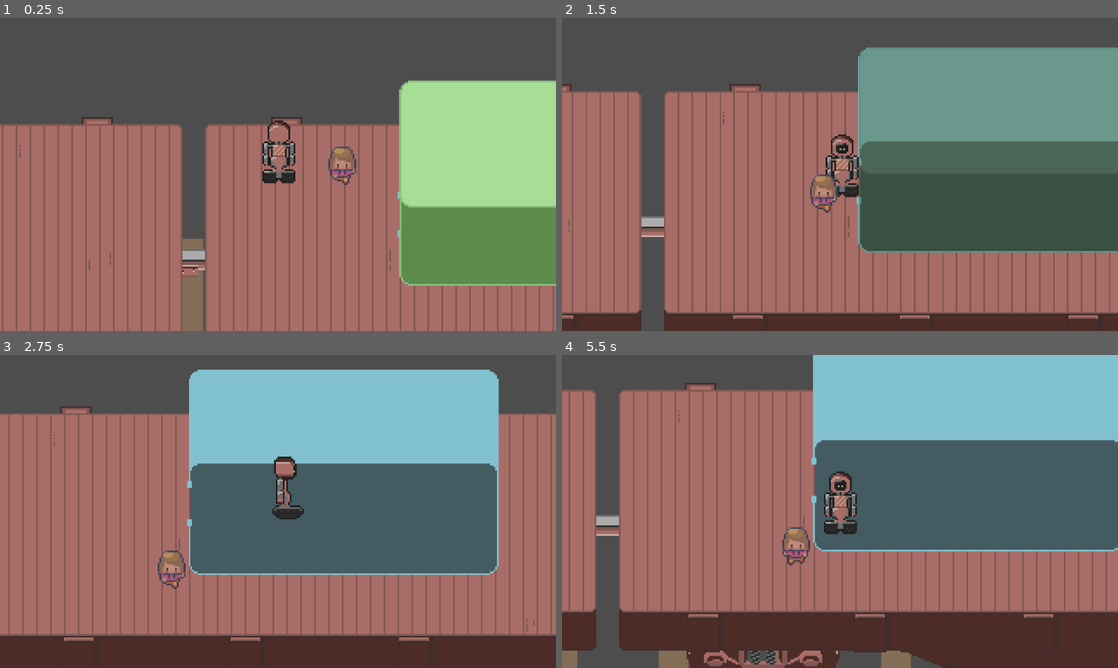
Above: before the commit, frames 1-4 (two rows, left to right).
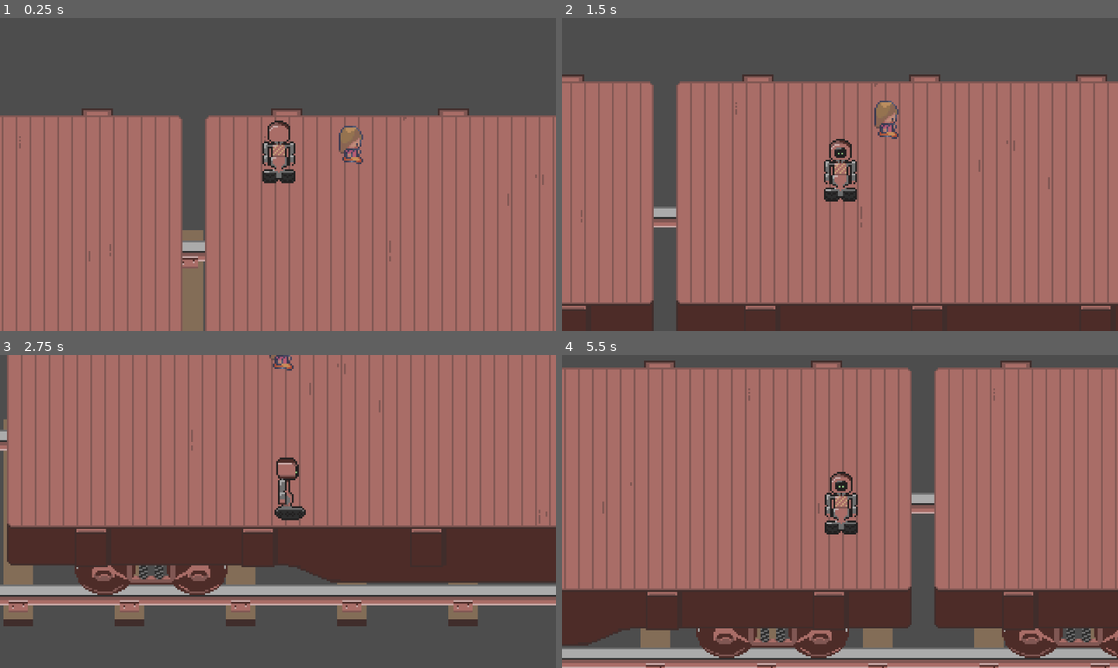
Above: after the commit, the same moments.

Repository: superlou/train-game-3
Game: Godot game, scene res://main.tscn
Two runs of this game, one before a commit and one after it. Both use one fixed random seed, a clock stepped at 60 frames per second and the inputs below. The engine's default icon, where the game draws it, is replaced by a stand-in: a white triangle on a blue panel in a dark square.
Inputs:
- Up to frame 1 (0.25 s): no input
- Up to frame 2 (1.5 s): hold D (move_right) 0.53-1.28 s; tap T (spawn_station, bound only after the commit) at 0.6 s; tap Space (jump) at 0.77 s; hold S (move_down) from 1.28 s (still down); tap Shift (sprint) at 1.35 s
- Up to frame 3 (2.75 s): tap Space (jump) at 1.52 s; tap T (spawn_station, bound only after the commit) at 1.55, 2.1 s; release S (move_down) at 2.03 s; hold D (move_right) from 2.03 s (still down)
- Up to frame 4 (5.5 s): release D (move_right) at 2.78 s; hold W (move_up) 2.78-3.53 s; tap T (spawn_station, bound only after the commit) at 2.85, 3.8, 4.35, 5.1 s; tap Space (jump) at 3.02, 3.77, 4.52 s; hold Shift (sprint) 3.53-4.28 s; hold A (move_left) 3.53-5.03 s; hold S (move_down) from 5.03 s (still down)

The runs differ from the first frame. In frame 1, 22% of the frame differs, in the area x 0-100%, y 20-86%; in frame 2, 48%; in frame 3, 85%, in the area x 0-100%, y 0-100%; in frame 4, 63%.

Commit message:
Sort of fixed ysort

Diff:
--- a/flatbed.tscn
+++ b/flatbed.tscn
@@ -77,6 +77,7 @@
 sprite_frames = SubResource("SpriteFrames_4l85m")
 
 [node name="Bed" type="TileMap" parent="."]
+y_sort_enabled = true
 tile_set = SubResource("TileSet_vhyte")
 format = 2
 layer_0/tile_data = PackedInt32Array(0, 0, 1, 1, 196608, 1, 2, 65536, 1, 3, 327680, 1, 4, 65536, 1, 5, 65536, 1, 6, 655 …(1836 unchanged characters)…
--- /dev/null
+++ b/main.gd
@@ -0,0 +1,36 @@
+extends Node2D
+
+
+var Station = load("res://station.tscn")
+var station = null
+
+enum TravelType {
+	TRAVELING,
+	APPROACHING_STATION,
+	AT_STATION,
+	DEPARTING_STATION
+}
+
+var travel_state: TravelType = TravelType.TRAVELING
+
+# Called when the node enters the scene tree for the first time.
+func _ready():
+	pass # Replace with function body.
+
+
+# Called every frame. 'delta' is the elapsed time since the previous frame.
+func _physics_process(delta):
+	if Input.is_action_just_pressed("spawn_station"):
+		station = Station.instantiate()
+		station.position = Vector2(2000, -50)
+		add_child(station)
+		travel_state = TravelType.APPROACHING_STATION
+
+	if travel_state == TravelType.APPROACHING_STATION:
+		%Train.velocity = min(0.5 * (station.position.x - 200), %Train.velocity)
+		if %Train.velocity < 1:
+			travel_state = TravelType.AT_STATION
+			%Train.velocity = 0
+
+	if station:
+		station.position.x -= %Train.velocity * delta
--- a/main.tscn
+++ b/main.tscn
@@ -1,25 +1,22 @@
 [gd_scene load_steps=5 format=3 uid="uid://c3amlqk526e0m"]
 
 [ext_resource type="PackedScene" uid="uid://vgvmwl5vqf6v" path="res://player.tscn" id="1_ikb8b"]
+[ext_resource type="Script" path="res://main.gd" id="1_pr4bk"]
 [ext_resource type="PackedScene" uid="uid://cbtj4xyb73lu5" path="res://train.tscn" id="1_ps2py"]
 [ext_resource type="PackedScene" uid="uid://ckil20uyxnrk0" path="res://passenger.tscn" id="3_0wtjn"]
 
-[sub_resource type="NavigationPolygon" id="NavigationPolygon_vgtnh"]
-vertices = PackedVector2Array(301, 108, 301, 9, 507, 10, 509, 129, 7, 128, 105, 108, 7, 9, 102, 8)
-polygons = Array[PackedInt32Array]([PackedInt32Array(0, 1, 2, 3), PackedInt32Array(0, 3, 4, 5), PackedInt32Array(5, 4, 6, 7)])
-outlines = Array[PackedVector2Array]([PackedVector2Array(7, 9, 102, 8, 105, 108, 301, 108, 301, 9, 507, 10, 509, 129, 7, 128)])
-
 [node name="Main" type="Node2D"]
 y_sort_enabled = true
-
-[node name="NavigationRegion2D" type="NavigationRegion2D" parent="."]
-navigation_polygon = SubResource("NavigationPolygon_vgtnh")
+script = ExtResource("1_pr4bk")
 
 [node name="Train" parent="." instance=ExtResource("1_ps2py")]
+unique_name_in_owner = true
 position = Vector2(1, 0)
 
 [node name="Player" parent="." instance=ExtResource("1_ikb8b")]
+z_index = 1
 position = Vector2(43, 34)
 
 [node name="Passenger" parent="." instance=ExtResource("3_0wtjn")]
+z_index = 1
 position = Vector2(78, 32)
--- a/player.tscn
+++ b/player.tscn
@@ -47,21 +47,23 @@
 
 [node name="Player" type="CharacterBody2D"]
 y_sort_enabled = true
+position = Vector2(0, -6)
 collision_layer = 3
 collision_mask = 3
 script = ExtResource("2_lvuiu")
 
 [node name="Sprite" type="AnimatedSprite2D" parent="."]
 y_sort_enabled = true
-position = Vector2(-1, -14)
+position = Vector2(-1, -9)
 sprite_frames = SubResource("SpriteFrames_usufq")
 animation = &"up"
 
 [node name="Camera2D" type="Camera2D" parent="."]
+position = Vector2(0, 5)
 zoom = Vector2(4, 4)
 position_smoothing_enabled = true
 position_smoothing_speed = 10.0
 
 [node name="CollisionShape2D" type="CollisionShape2D" parent="."]
-position = Vector2(0, 0.5)
+position = Vector2(0, 5.5)
 shape = SubResource("RectangleShape2D_1g0pm")
--- a/project.godot
+++ b/project.godot
@@ -53,6 +53,11 @@
 "events": [Object(InputEventKey,"resource_local_to_scene":false,"resource_name":"","device":-1,"window_id":0,"alt_pressed":false,"shift_pressed":false,"ctrl_pressed":false,"meta_pressed":false,"pressed":false,"keycode":0,"physical_keycode":32,"key_label":0,"unicode":32,"echo":false,"script":null)
 ]
 }
+spawn_station={
+"deadzone": 0.5,
+"events": [Object(InputEventKey,"resource_local_to_scene":false,"resource_name":"","device":-1,"window_id":0,"alt_pressed":false,"shift_pressed":false,"ctrl_pressed":false,"meta_pressed":false,"pressed":false,"keycode":0,"physical_keycode":84,"key_label":0,"unicode":116,"echo":false,"script":null)
+]
+}
 
 [rendering]
 
--- /dev/null
+++ b/station.tscn
@@ -0,0 +1,9 @@
+[gd_scene load_steps=2 format=3 uid="uid://cjl8ho1215tla"]
+
+[ext_resource type="Texture2D" uid="uid://c07oo1pq241k2" path="res://icon.svg" id="1_mr7v3"]
+
+[node name="Station" type="Node2D"]
+
+[node name="Icon" type="Sprite2D" parent="."]
+position = Vector2(1, -2)
+texture = ExtResource("1_mr7v3")
--- a/train.gd
+++ b/train.gd
@@ -1,7 +1,7 @@
 extends Node2D
 
 
-var velocity = 500
+@export var velocity = 500
 
 
 # Called when the node enters the scene tree for the first time.
--- a/train.tscn
+++ b/train.tscn
@@ -19,6 +19,11 @@
 tile_size = Vector2i(32, 32)
 sources/0 = SubResource("TileSetAtlasSource_e77y4")
 
+[sub_resource type="NavigationPolygon" id="NavigationPolygon_6jem5"]
+vertices = PackedVector2Array(8, 13, 441, 13, 442, 124, 5, 126)
+polygons = Array[PackedInt32Array]([PackedInt32Array(0, 1, 2, 3)])
+outlines = Array[PackedVector2Array]([PackedVector2Array(8, 13, 441, 13, 442, 124, 5, 126)])
+
 [node name="Train" type="Node2D"]
 script = ExtResource("1_hyvyr")
 
@@ -31,7 +36,11 @@
 position = Vector2(0, 5)
 
 [node name="ControlCrate" parent="Flatbed" instance=ExtResource("2_jdqg1")]
-position = Vector2(107, -28)
+z_index = 1
+position = Vector2(446, -22)
 
 [node name="Flatbed2" parent="." instance=ExtResource("1_jx6i6")]
 position = Vector2(-685, 5)
+
+[node name="NavigationRegion2D" type="NavigationRegion2D" parent="."]
+navigation_polygon = SubResource("NavigationPolygon_6jem5")
Not shown: 1 places in train.tscn that only renumber resources
